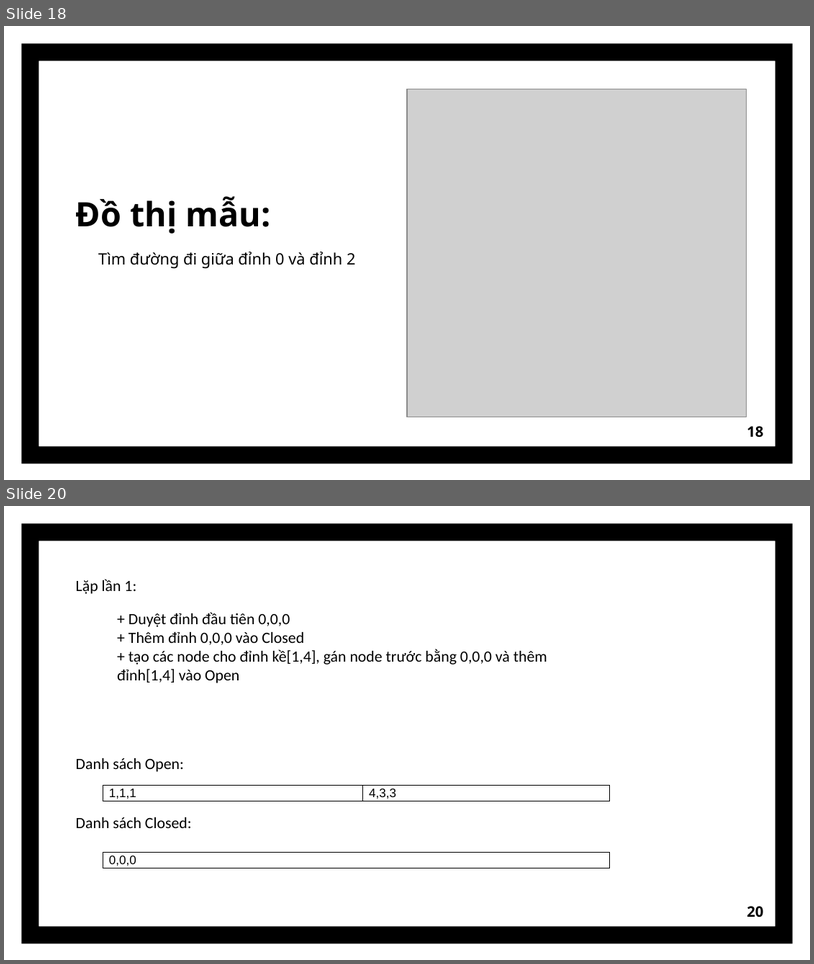
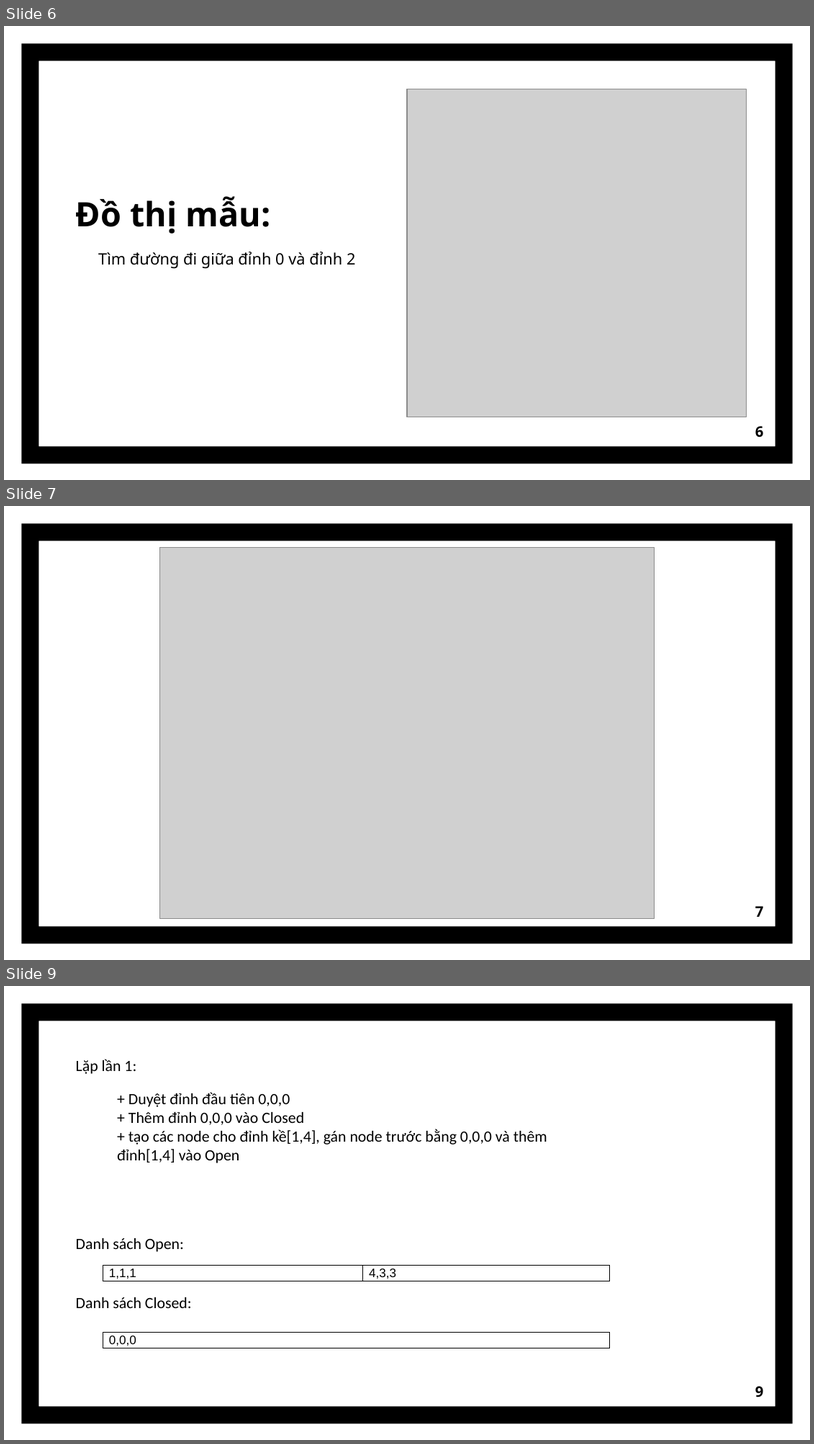
Before and after one commit to baobaote00/ltdt, a slide deck: LTDT.pptx. Shown one above the other, each under a label of ours: slides 18 and 20 before the commit, slides 6, 7 and 9 after it; the slides between them are not shown. The pictures are 814x964 and 814x1444 pixels, drawn with LibreOffice and Linux fonts; fonts in the diff are those of the drawing; grey boxes stand for pictures. Boxes give left, top, right and bottom in pixels: in the first picture for what was removed or moved away, otherwise in the second. Text is boxed around its words. In the diff, an @@ line names an element or a change of style, - is before the commit and + after.

```diff
--- a/LTDT.pptx
+++ b/LTDT.pptx
@@ slide 7 added at box(4, 506, 810, 960), background #FFFFFF; not listed: 1 template element that a slide beside it also shows @@
@@ picture added at box(160, 547, 654, 918) @@
@@ freeform shape added at box(675, 569, 747, 628), fill #FFFFFF @@
@@ freeform shape added at box(698, 593, 722, 616), fill #FFFFFF @@
@@ page number added at box(756, 906, 764, 916), 13 pt, text #000000, bold @@
+7
@@ what was slide 18 is now slide 6 @@
@@ page number at box(756, 426, 764, 437): text changed @@
-18
+6
@@ what was slide 20 is now slide 9 @@
@@ page number at box(756, 1386, 764, 1397): text changed @@
-20
+9
```
Also in this commit, not shown: 2 slides changed, 1 other slide added, 13 slides removed, 1 other file.
